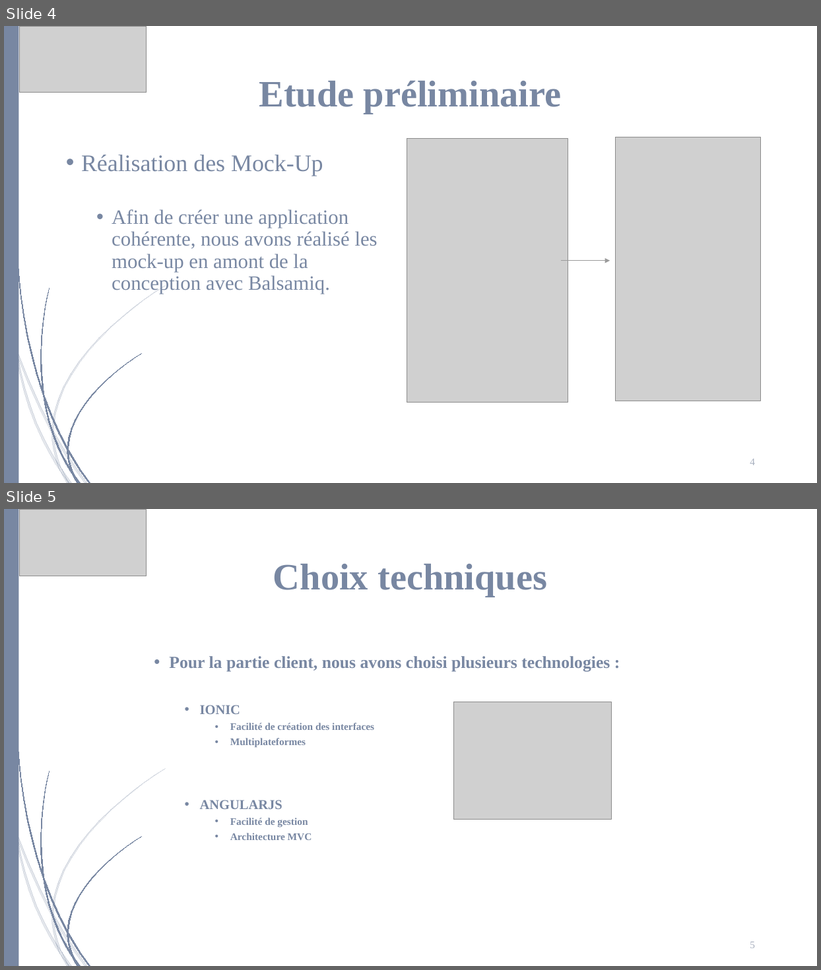
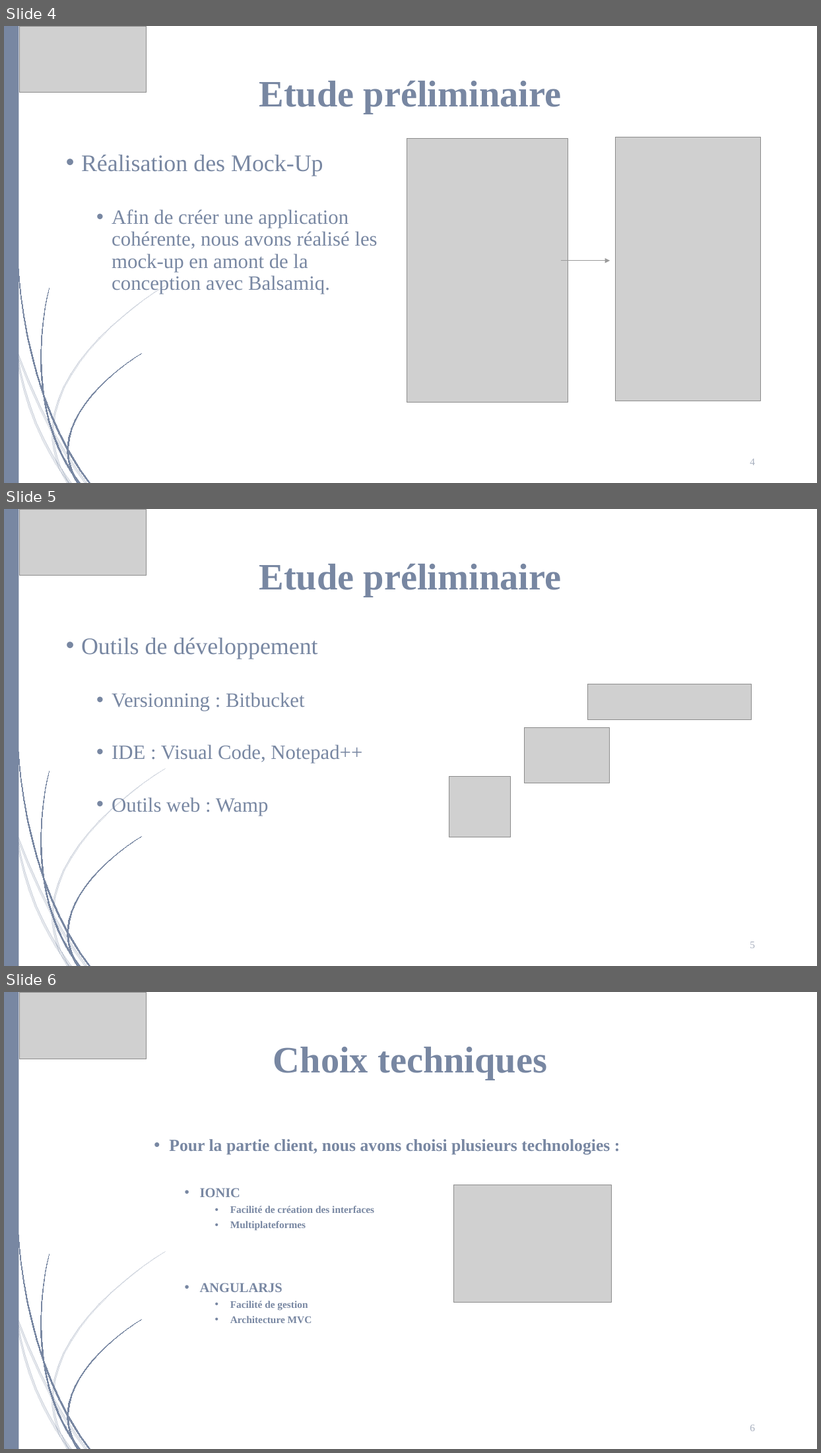
Before and after one commit to Lowxorx/webapprila, a slide deck: Documentation/Presentation/Projet web.pptx. Shown one above the other, each under a label of ours: slides 4 and 5 before the commit, slides 4, 5 and 6 after it. The pictures are 821x970 and 821x1453 pixels, drawn with LibreOffice and Linux fonts; fonts in the diff are those of the drawing; grey boxes stand for pictures. Boxes give left, top, right and bottom in pixels: in the first picture for what was removed or moved away, otherwise in the second. Text is boxed around its words. In the diff, an @@ line names an element or a change of style, - is before the commit and + after.

Commit message:
Ajout slide pour AGL

```diff
--- a/Documentation/Presentation/Projet web.pptx
+++ b/Documentation/Presentation/Projet web.pptx
@@ slide 5 added at (4,509,817,966), background #FFFFFF @@
@@ picture added at (19,509,146,576) @@
@@ title added at (259,564,562,597), 44 pt, text #7887A2, bold @@
+Etude préliminaire
@@ text added at (81,638,362,816), 24 pt, text #7887A2 @@
+• Outils de développement
+  • Versionning : Bitbucket
+  • IDE : Visual Code, Notepad++
+  • Outils web : Wamp
@@ picture added at (588,684,752,720) @@
@@ picture added at (525,728,610,784) @@
@@ picture added at (450,777,510,838) @@
@@ group added at (4,509,165,966): 23 freeform shapes, 1 rectangle @@
@@ page number added at (750,942,755,949), 12 pt, text #A8B0BF @@
+5
@@ what was slide 5 is now slide 6 @@
@@ page number at (750,1425,755,1432): text changed @@
-5
+6
```
